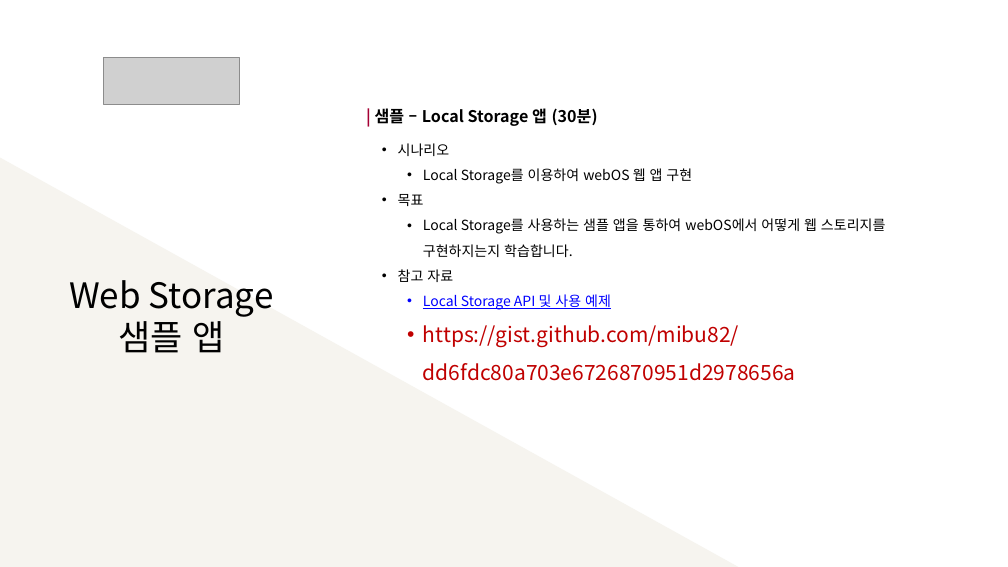
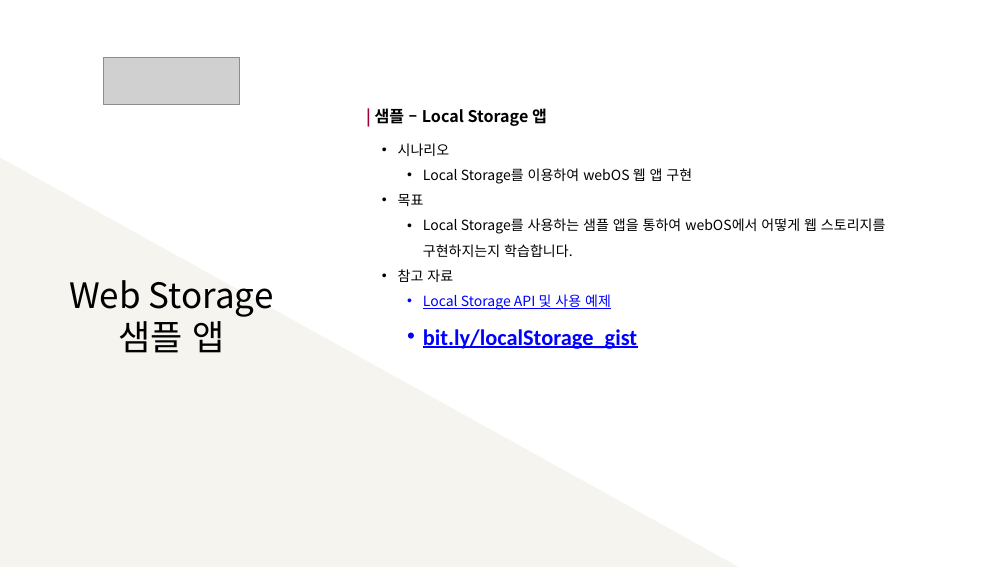
Before and after one commit to mibu82/webOSLecture, a slide deck: slide 31 of Advanced_Course/PPT/2-2. [Done][Advanced] Storage.pptx. Drawn at 1008x567 pixels with LibreOffice and Linux fonts; fonts in the diff are those of the drawing; grey boxes stand for pictures. Boxes give left, top, right and bottom in pixels: in the first picture for what was removed or moved away, otherwise in the second. Text is boxed around its words. In the diff, an @@ line names an element or a change of style, - is before the commit and + after.

```diff
--- a/Advanced_Course/PPT/2-2. [Done][Advanced] Storage.pptx
+++ b/Advanced_Course/PPT/2-2. [Done][Advanced] Storage.pptx
@@ text at bbox=[375, 106, 547, 127]: text changed @@
-| 샘플 – Local Storage 앱 (30분)
+| 샘플 – Local Storage 앱
@@ text at bbox=[423, 329, 637, 349]: text changed; size 30 to 32 pt; font Noto Sans CJK KR to Calibri; text colour #C00000 to #0000FF; bold on @@
-  • https://gist.github.com/mibu82/
-    dd6fdc80a703e6726870951d2978656a
+  • bit.ly/localStorage_gist
```
Also in this commit, not shown: 2 other slides changed, 25 other files.
